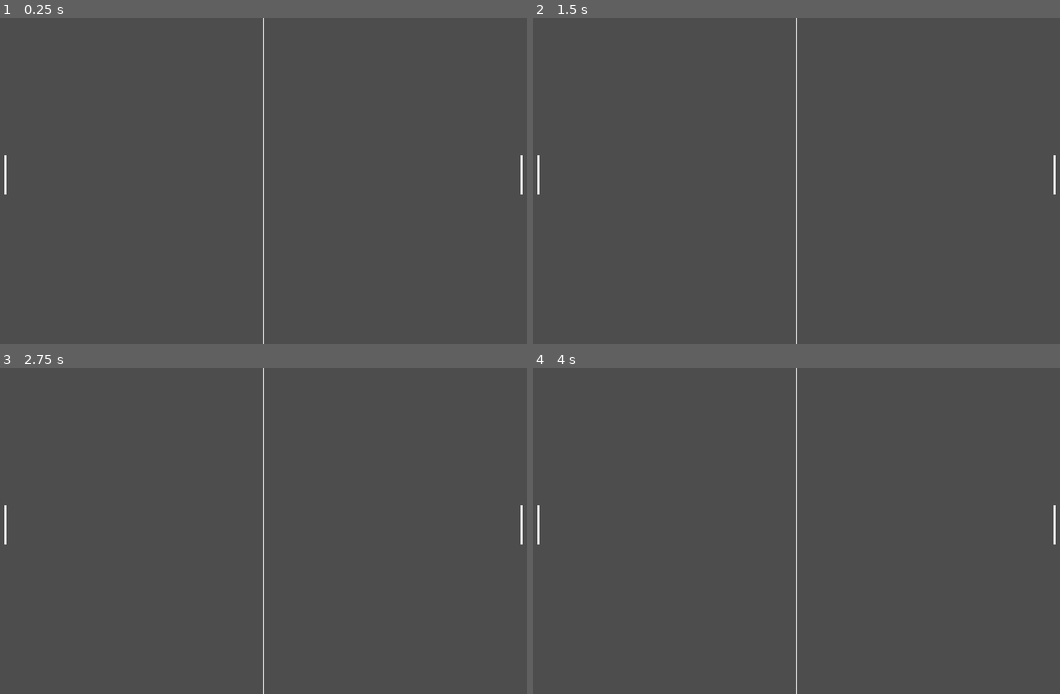
Above: before the commit, frames 1-4 (two rows, left to right).
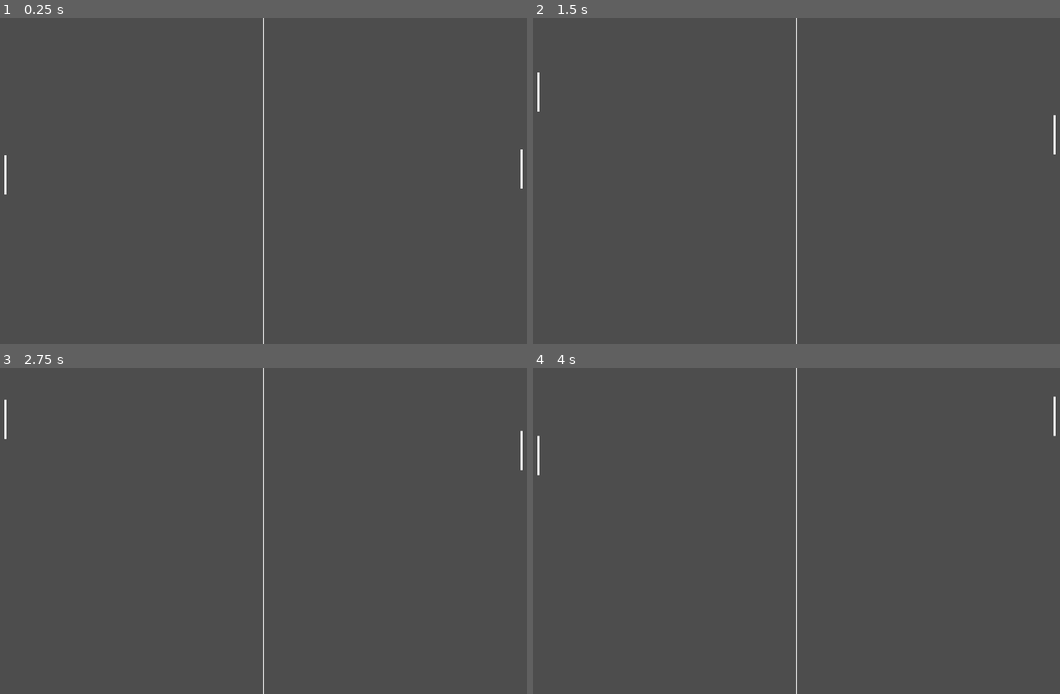
Above: after the commit, the same moments.

Repository: Modailun/pong-clone
Game: Godot game, scene res://scenes/game.tscn
Two runs of this game, one before a commit and one after it. Both use one fixed random seed, a clock stepped at 60 frames per second and the inputs below.
Inputs:
- Up to frame 1 (0.25 s): no input
- Up to frame 2 (1.5 s): tap Enter at 0.5 s; hold W (move_up) 0.53-1.28 s; tap Space at 1.25 s; hold S (move_down) from 1.28 s (still down)
- Up to frame 3 (2.75 s): tap Enter at 2 s; release S (move_down) at 2.03 s; hold W (move_up) from 2.03 s (still down)
- Up to frame 4 (4 s): tap Space at 2.75 s; tap Enter at 3.5 s; release W (move_up) at 3.53 s; hold S (move_down) from 3.53 s (still down)

The runs differ from the first frame. In frame 1, less than 0.1% of the frame differs, in the area x 98-100%, y 40-55%; in frame 2, 0.2%; in frame 3, 0.2%, in the area x 0-100%, y 9-55%; in frame 4, 0.2%.

Commit message:
Added basic enemy movement

Diff:
--- a/scenes/enemy_paddle.tscn
+++ b/scenes/enemy_paddle.tscn
@@ -5,7 +5,7 @@
 [sub_resource type="RectangleShape2D" id="RectangleShape2D_rjtnw"]
 size = Vector2(1, 1)
 
-[node name="EnemyPaddle" type="Area2D"]
+[node name="EnemyPaddle" type="AnimatableBody2D"]
 
 [node name="Sprite2D" type="Sprite2D" parent="."]
 scale = Vector2(4, 78)
--- a/scenes/game.tscn
+++ b/scenes/game.tscn
@@ -1,7 +1,44 @@
-[gd_scene load_steps=5 format=3 uid="uid://b4jk6kd48pq5t"]
+[gd_scene load_steps=8 format=3 uid="uid://b4jk6kd48pq5t"]
 
 [ext_resource type="PackedScene" uid="uid://de211meu4ak72" path="res://scenes/paddle.tscn" id="1_uwrxv"]
 [ext_resource type="PackedScene" uid="uid://bbquqoo8o7i4p" path="res://scenes/enemy_paddle.tscn" id="2_yqjtg"]
+
+[sub_resource type="Animation" id="Animation_yqjtg"]
+resource_name = "move"
+length = 20.0
+tracks/0/type = "value"
+tracks/0/imported = false
+tracks/0/enabled = true
+tracks/0/path = NodePath(".:position")
+tracks/0/interp = 1
+tracks/0/loop_wrap = true
+tracks/0/keys = {
+"times": PackedFloat32Array(0, 5, 15, 20),
+"transitions": PackedFloat32Array(1, 1, 1, 1),
+"update": 0,
+"values": [Vector2(1088, 312), Vector2(1088, 40), Vector2(1088, 609), Vector2(1088, 312)]
+}
+
+[sub_resource type="Animation" id="Animation_lnu2h"]
+length = 0.001
+tracks/0/type = "value"
+tracks/0/imported = false
+tracks/0/enabled = true
+tracks/0/path = NodePath(".:position")
+tracks/0/interp = 1
+tracks/0/loop_wrap = true
+tracks/0/keys = {
+"times": PackedFloat32Array(0),
+"transitions": PackedFloat32Array(1),
+"update": 0,
+"values": [Vector2(1088, 312)]
+}
+
+[sub_resource type="AnimationLibrary" id="AnimationLibrary_lbhrr"]
+_data = {
+&"RESET": SubResource("Animation_lnu2h"),
+&"move": SubResource("Animation_yqjtg")
+}
 
 [sub_resource type="WorldBoundaryShape2D" id="WorldBoundaryShape2D_uwrxv"]
 distance = -1.0
@@ -15,6 +52,12 @@
 
 [node name="EnemyPaddle" parent="Players" instance=ExtResource("2_yqjtg")]
 position = Vector2(1088, 312)
+
+[node name="AnimationPlayer" type="AnimationPlayer" parent="Players/EnemyPaddle"]
+libraries = {
+&"": SubResource("AnimationLibrary_lbhrr")
+}
+autoplay = "move"
 
 [node name="Paddle" parent="Players" instance=ExtResource("1_uwrxv")]
 position = Vector2(64, 312)
--- a/scripts/paddle.gd
+++ b/scripts/paddle.gd
@@ -1,5 +1,15 @@
 extends CharacterBody2D
 
+const SPEED = 300.0
 
 func _process(delta: float) -> void:
-	pass
+	# Get the input direction: -1, 0, 1
+	var direction := Input.get_axis("move_up", "move_down")
+
+	# Apply movement
+	if direction:
+		velocity.y = direction * SPEED
+	else:
+		velocity.y = move_toward(velocity.y, 0, SPEED)
+
+	move_and_slide()
